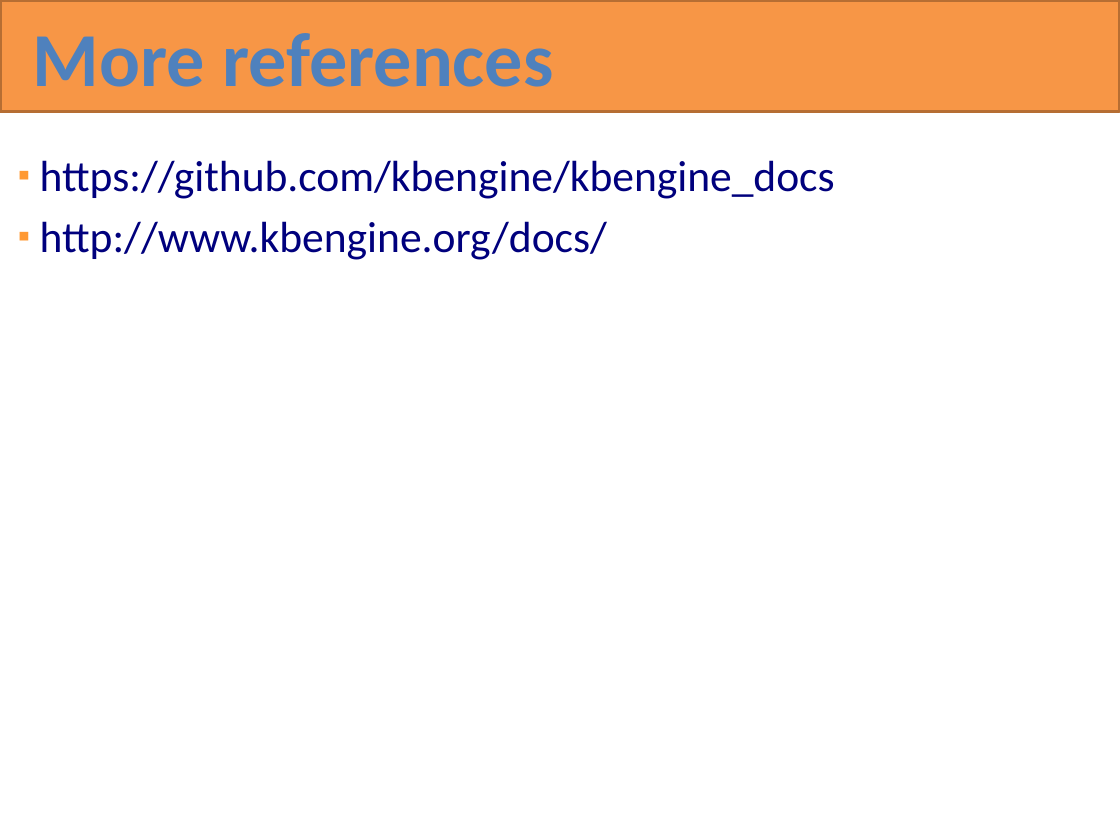
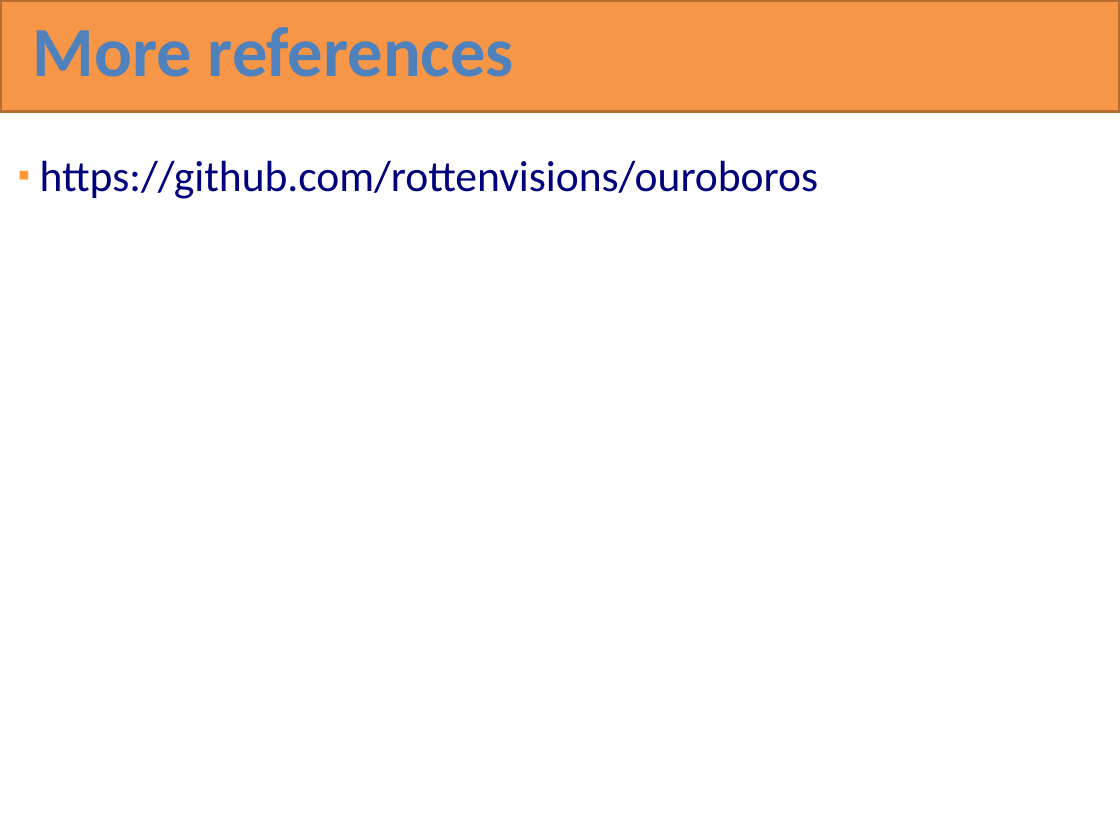
Before and after one commit to RottenVisions/ouroboros, a slide deck: slide 114 of docs/Ouroboros overview(en).pptx. Drawn at 1120x840 pixels with LibreOffice and Linux fonts; fonts in the diff are those of the drawing. Boxes give left, top, right and bottom in pixels: in the first picture for what was removed or moved away, otherwise in the second. Text is boxed around its words. In the diff, an @@ line names an element or a change of style, - is before the commit and + after.

Commit message:
Fixed and Replaced Docs
Replaced Docs

```diff
--- a/docs/Ouroboros overview(en).pptx
+++ b/docs/Ouroboros overview(en).pptx
@@ text "More references" at bbox=[33, 27, 514, 77]: size 49 to 45.3 pt; line spacing 1 to 0.8 @@
@@ text at bbox=[40, 160, 818, 199]: text changed @@
-▪ https://github.com/kbengine/kbengine_docs
-▪ http://www.kbengine.org/docs/
+▪ https://github.com/rottenvisions/ouroboros
```
Also in this commit, not shown: 112 other slides changed, 2 other files.
